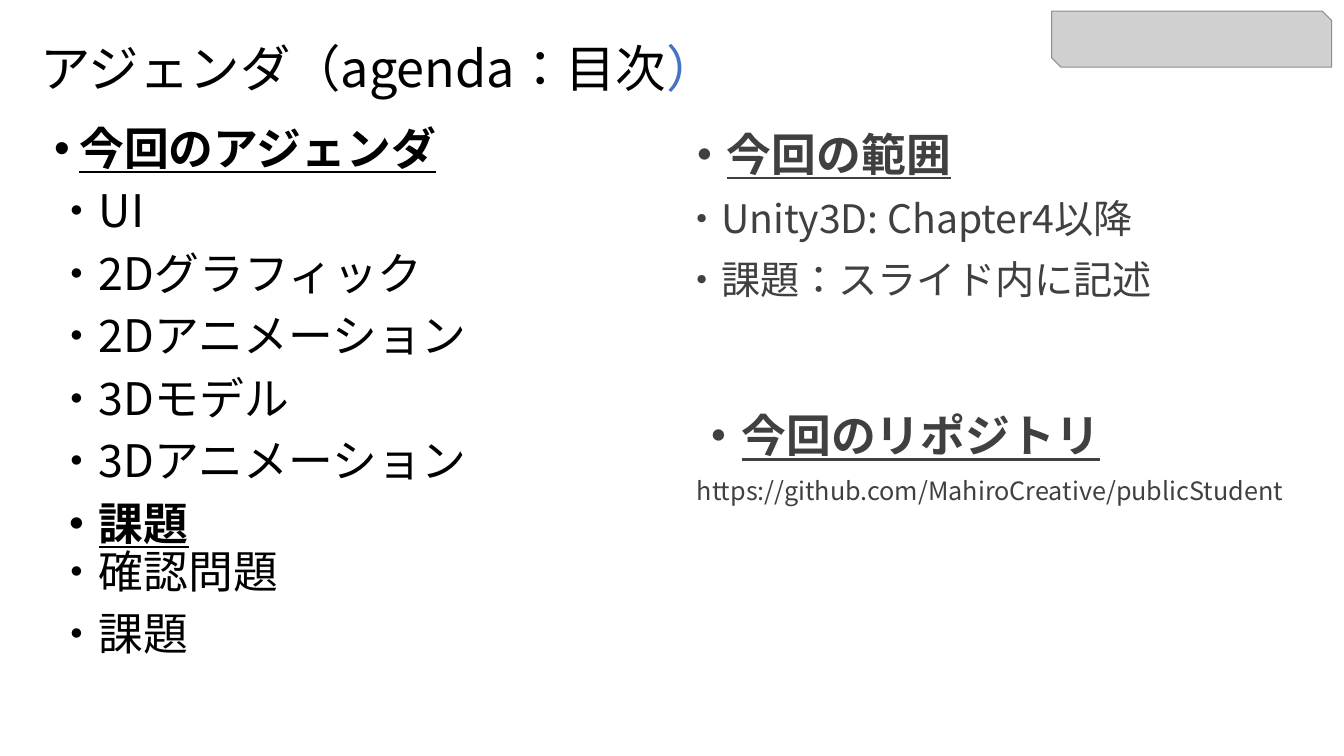
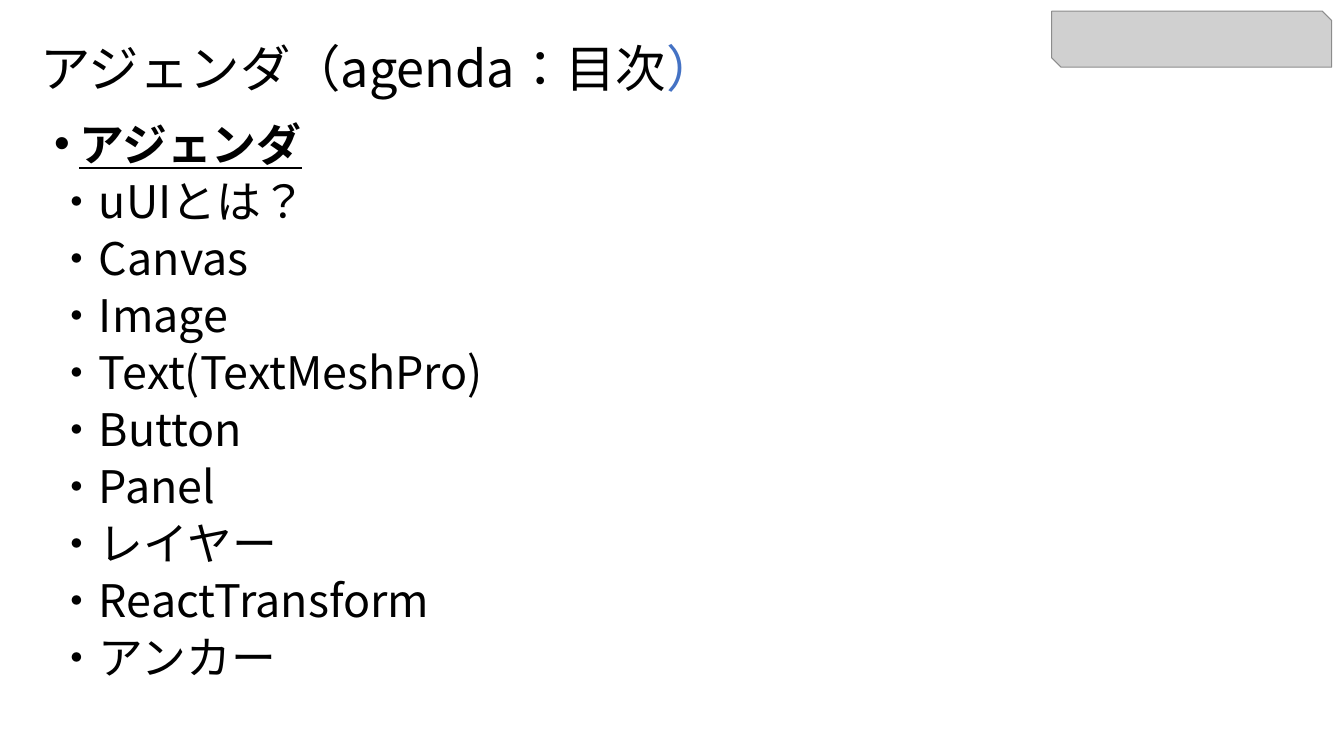
Before and after one commit to kiryo06/GameEngine1, a slide deck: slide 2 of 3.reUnity/Ge1_4_uGUI.pptx. Drawn at 1344x756 pixels with LibreOffice and Linux fonts; fonts in the diff are those of the drawing; grey boxes stand for pictures. Boxes give left, top, right and bottom in pixels: in the first picture for what was removed or moved away, otherwise in the second. Text is boxed around its words. In the diff, an @@ line names an element or a change of style, - is before the commit and + after.

```diff
--- a/3.reUnity/Ge1_4_uGUI.pptx
+++ b/3.reUnity/Ge1_4_uGUI.pptx
@@ text at <box>54,122,483,676</box>: text changed @@
-• 今回のアジェンダ
-・UI
-・2Dグラフィック
-・2Dアニメーション
-・3Dモデル
-・3Dアニメーション
-・課題
-・確認問題
-・課題
+• アジェンダ
+・uUIとは？
+・Canvas
+・Image
+・Text(TextMeshPro)
+・Button
+・Panel
+・レイヤー
+・ReactTransform
+・アンカー
@@ text removed at <box>682,132,1152,298</box> @@
-・今回の範囲
-・Unity3D: Chapter4以降
-・課題：スライド内に記述
@@ text removed at <box>697,413,1283,507</box> @@
-・今回のリポジトリ
-https://github.com/MahiroCreative/publicStudent
```
Also in this commit, not shown: 8 other files.
